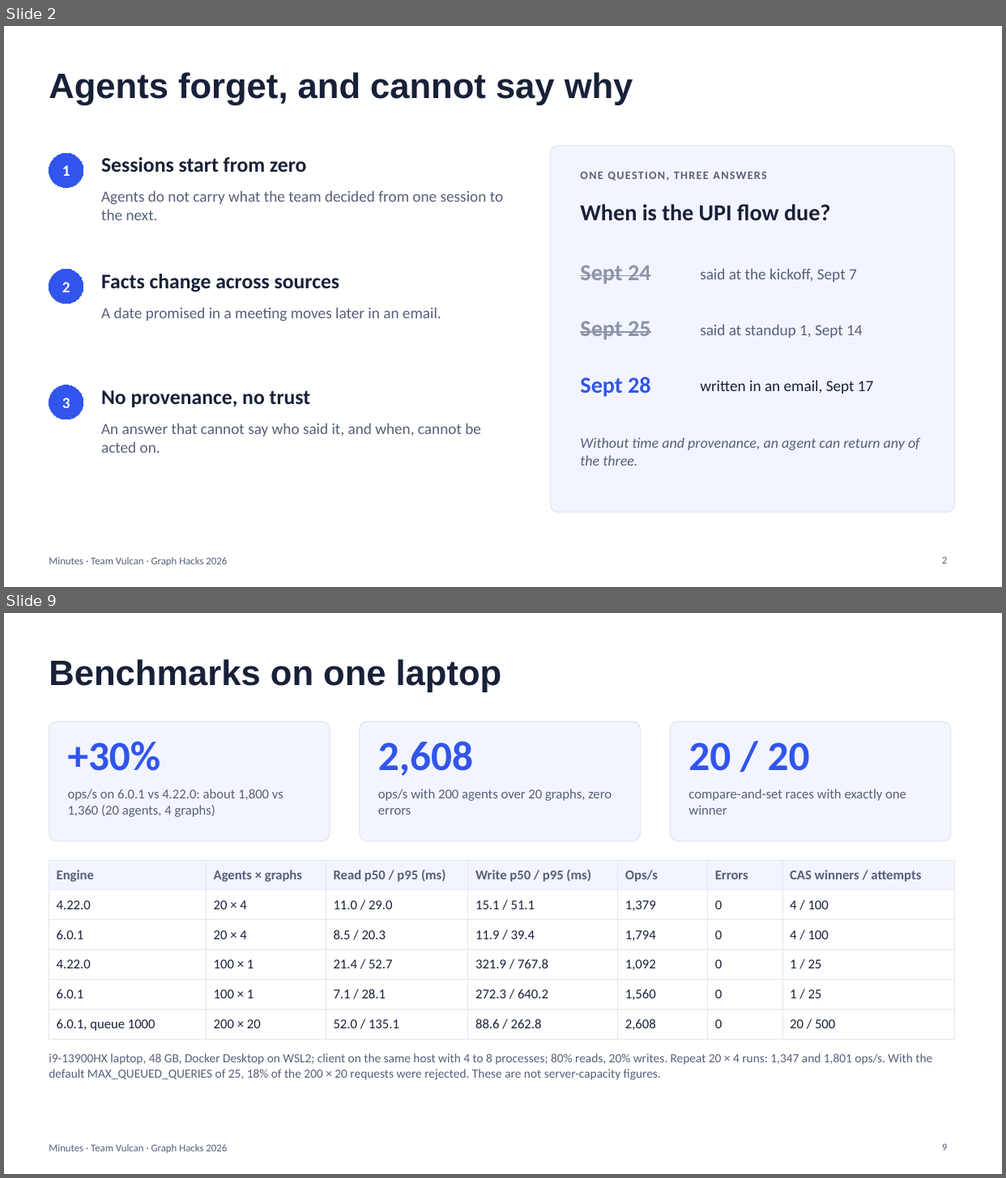
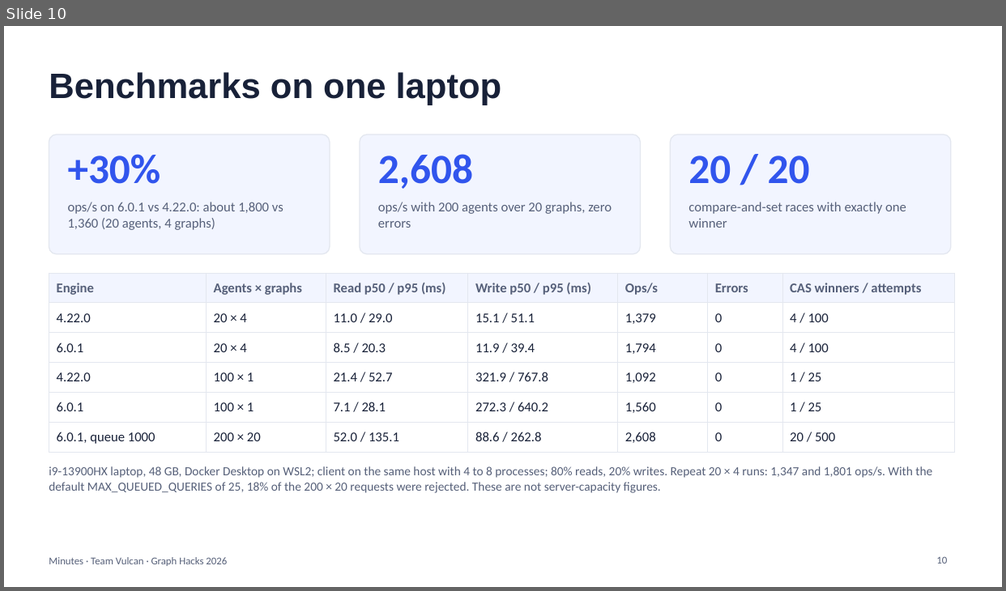
Before and after one commit to PDGamerSG/minutes-falkordb, a slide deck: docs/pitch/minutes-pitch.pptx. Shown one above the other, each under a label of ours: slides 2 and 9 before the commit, slide 10 after it; the slides between them are not shown. The pictures are 1006x1178 and 1006x591 pixels, drawn with LibreOffice and Linux fonts; fonts in the diff are those of the drawing. Boxes give left, top, right and bottom in pixels: in the first picture for what was removed or moved away, otherwise in the second. Text is boxed around its words. In the diff, an @@ line names an element or a change of style, - is before the commit and + after.

```diff
--- a/docs/pitch/minutes-pitch.pptx
+++ b/docs/pitch/minutes-pitch.pptx
@@ slide 2 removed at (4, 26, 1002, 587), background #FFFFFF; not listed: 1 template element that a slide beside it also shows @@
@@ title removed at (49, 72, 633, 105) @@
-Agents forget, and cannot say why
@@ rounded rectangle removed at (551, 146, 955, 513) @@
@@ ellipse removed at (49, 153, 83, 188) @@
-1
@@ text removed at (101, 157, 306, 172) @@
-Sessions start from zero
@@ text removed at (101, 190, 503, 220) @@
-Agents do not carry what the team decided from one session to the next.
@@ text removed at (580, 172, 766, 181) @@
-ONE QUESTION, THREE ANSWERS
@@ text removed at (580, 204, 831, 221) @@
-When is the UPI flow due?
@@ text removed at (580, 265, 651, 284) @@
-Sept 24
@@ text removed at (700, 268, 857, 282) @@
-said at the kickoff, Sept 7
@@ ellipse removed at (49, 269, 83, 304) @@
-2
@@ text removed at (101, 274, 340, 292) @@
-Facts change across sources
@@ text removed at (101, 307, 441, 322) @@
-A date promised in a meeting moves later in an email.
@@ text removed at (580, 321, 651, 340) @@
-Sept 25
@@ text removed at (700, 324, 862, 338) @@
-said at standup 1, Sept 14
@@ ellipse removed at (49, 386, 83, 420) @@
-3
@@ text removed at (580, 377, 651, 397) @@
-Sept 28
@@ text removed at (700, 380, 873, 394) @@
-written in an email, Sept 17
@@ text removed at (101, 390, 311, 408) @@
-No provenance, no trust
@@ text removed at (101, 423, 481, 453) @@
-An answer that cannot say who said it, and when, cannot be acted on.
@@ text removed at (580, 437, 920, 466) @@
-Without time and provenance, an agent can return any of the three.
@@ page number removed at (942, 557, 947, 564) @@
-2
@@ what was slide 9 is now slide 10 @@
@@ page number at (936, 557, 947, 564): text changed @@
-9
+10
```
Also in this commit, not shown: 7 slides changed, 4 slides added, 3 other slides removed, 3 other files.
